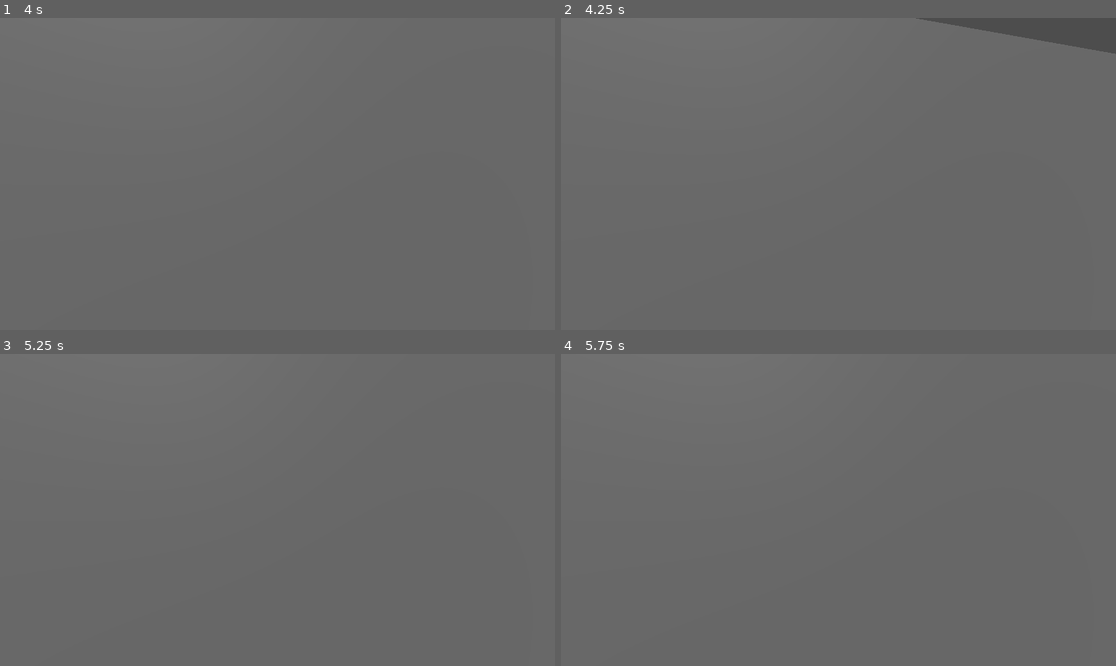
Above: before the commit, frames 1-4 (two rows, left to right).
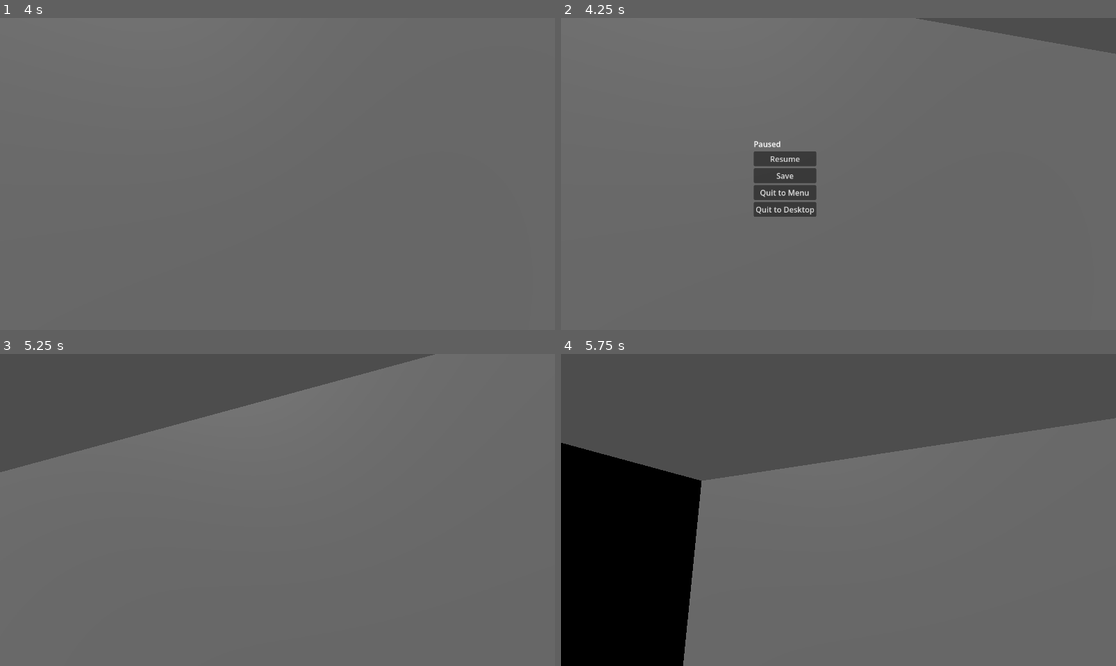
Above: after the commit, the same moments.

Repository: Fandomqueen9/Dice_Sort_Portfolio
Game: Godot game, scene res://scenes/Main.tscn
Two runs of this game, one before a commit and one after it. Both use one fixed random seed, a clock stepped at 60 frames per second and the inputs below. This scene is started directly instead of the project's main scene.
Inputs (mouse positions are in pixels of both pictures, inside the frame that each line leads up to):
- Up to frame 1 (4 s): tap Enter at 0.5, 3.5 s; move the mouse to (305, 174) at 0.52 s; hold W from 0.53 s (still down); click (305, 174) at 0.67 s; tap Space at 0.77, 1.52, 2.75, 3.02, 3.77 s; move the mouse to (249, 174) at 1.27 s; click (249, 174) at 1.42 s; move the mouse to (288, 167) at 2.02 s; click (288, 167) at 2.17 s; move the mouse to (271, 180) at 2.77 s; click (271, 180) at 2.92 s; move the mouse to (316, 177) at 3.52 s; click (316, 177) at 3.67 s
- Up to frame 2 (4.25 s): keep holding W; tap Escape at 4.15 s
- Up to frame 3 (5.25 s): release W at 4.25 s; click (222, 494) at 4.25 s, where only the run after the commit has a clickable "Resume"; tap Space at 5 s; move the mouse to (111, 463) at 5.02 s; hold A from 5.03 s (still down); click (111, 463) at 5.17 s
- Up to frame 4 (5.75 s): keep holding A; tap Space at 5.27 s

Frame 1 is identical in both runs. In frame 2, 2.1% of the frame differs, in the area x 34-47%, y 39-64%; in frame 3, 15%; in frame 4, 47%, in the area x 0-100%, y 0-100%.

Commit message:
Auto-focus admin console input, add Esc pause menu
- Admin console (~) now grabs keyboard focus on its input field when
  opened and releases it when closed, so typing works immediately
  without clicking into the box first.
- New Esc pause menu (Main.gd) with Resume, Save, Quit to Menu, and
  Quit to Desktop. Quit to Menu logs out and returns to Login.tscn;
  Quit to Desktop autosaves before quitting, matching the existing
  autosave-on-close behavior for the OS window button. Mouse is
  released while the menu is open and recaptured on resume.
- Moved Esc handling out of Player.gd (previously just released the
  mouse) since Main.gd's pause menu now owns it; gated the left-click
  interact handler on mouse being captured so clicks go to menu buttons
  instead of gameplay while a menu has the mouse free.

Co-Authored-By: Claude Sonnet 5 <noreply@anthropic.com>

Diff:
--- a/client/scenes/Main.gd
+++ b/client/scenes/Main.gd
@@ -8,6 +8,8 @@
 var tooltip_label: Label
 var trays: Array[Tray] = []
 var admin_console: Control
+var admin_input: LineEdit
+var pause_menu: Control
 
 
 func _ready() -> void:
@@ -24,6 +26,7 @@
 	_start_autosave_timer()
 
 	_build_admin_console()
+	_build_pause_menu()
 
 
 func _build_environment() -> void:
@@ -139,14 +142,14 @@
 	box.position = Vector2(20, 400)
 	admin_console.add_child(box)
 
-	var input := LineEdit.new()
-	input.placeholder_text = "command (try 'help')"
-	box.add_child(input)
+	admin_input = LineEdit.new()
+	admin_input.placeholder_text = "command (try 'help')"
+	box.add_child(admin_input)
 
 	var output := Label.new()
 	box.add_child(output)
 
-	input.text_submitted.connect(func(command_text: String):
+	admin_input.text_submitted.connect(func(command_text: String):
 		var result := await ApiClient.admin_command(command_text)
 		if result.ok and command_text == "sort_all":
 			apply_sort_all()
@@ -156,13 +159,75 @@
 			output.text = result.data["error"]
 		else:
 			output.text = str(result.data)
-		input.text = ""
+		admin_input.text = ""
 	)
 
 
 func toggle_admin_console() -> void:
-	if admin_console:
-		admin_console.visible = not admin_console.visible
+	if not admin_console:
+		return
+
+	admin_console.visible = not admin_console.visible
+	if admin_console.visible:
+		admin_input.grab_focus()
+	else:
+		admin_input.release_focus()
+
+
+func _build_pause_menu() -> void:
+	var canvas := CanvasLayer.new()
+	add_child(canvas)
+
+	pause_menu = Control.new()
+	pause_menu.visible = false
+	canvas.add_child(pause_menu)
+
+	var box := VBoxContainer.new()
+	box.position = Vector2(400, 250)
+	pause_menu.add_child(box)
+
+	var title := Label.new()
+	title.text = "Paused"
+	box.add_child(title)
+
+	var resume_button := Button.new()
+	resume_button.text = "Resume"
+	resume_button.pressed.connect(toggle_pause_menu)
+	box.add_child(resume_button)
+
+	var save_button := Button.new()
+	save_button.text = "Save"
+	save_button.pressed.connect(func(): await save_current_state())
+	box.add_child(save_button)
+
+	var quit_menu_button := Button.new()
+	quit_menu_button.text = "Quit to Menu"
+	quit_menu_button.pressed.connect(_on_quit_to_menu_pressed)
+	box.add_child(quit_menu_button)
+
+	var quit_desktop_button := Button.new()
+	quit_desktop_button.text = "Quit to Desktop"
+	quit_desktop_button.pressed.connect(_on_quit_to_desktop_pressed)
+	box.add_child(quit_desktop_button)
+
+
+func toggle_pause_menu() -> void:
+	if not pause_menu:
+		return
+
+	pause_menu.visible = not pause_menu.visible
+	Input.mouse_mode = Input.MOUSE_MODE_VISIBLE if pause_menu.visible else Input.MOUSE_MODE_CAPTURED
+
+
+func _on_quit_to_menu_pressed() -> void:
+	await save_current_state()
+	GameState.log_out()
+	get_tree().change_scene_to_file("res://scenes/Login.tscn")
+
+
+func _on_quit_to_desktop_pressed() -> void:
+	await save_current_state()
+	get_tree().quit()
 
 
 func apply_sort_all() -> void:
@@ -180,6 +245,9 @@
 	if event is InputEventKey and event.pressed and event.keycode == KEY_QUOTELEFT:
 		toggle_admin_console()
 
+	if event is InputEventKey and event.pressed and event.keycode == KEY_ESCAPE:
+		toggle_pause_menu()
+
 
 func _spawn_fresh_pile() -> void:
 	var colors := GameState.SET_COLORS.duplicate()
--- a/client/scripts/Player.gd
+++ b/client/scripts/Player.gd
@@ -39,11 +39,8 @@
 		camera.rotate_x(-event.relative.y * MOUSE_SENSITIVITY)
 		camera.rotation.x = clamp(camera.rotation.x, -1.3, 1.3)
 
-	if event is InputEventMouseButton and event.pressed and event.button_index == MOUSE_BUTTON_LEFT:
+	if event is InputEventMouseButton and event.pressed and event.button_index == MOUSE_BUTTON_LEFT and Input.mouse_mode == Input.MOUSE_MODE_CAPTURED:
 		_on_interact_pressed()
-
-	if event is InputEventKey and event.pressed and event.keycode == KEY_ESCAPE:
-		Input.mouse_mode = Input.MOUSE_MODE_VISIBLE
 
 
 func _physics_process(delta: float) -> void:
